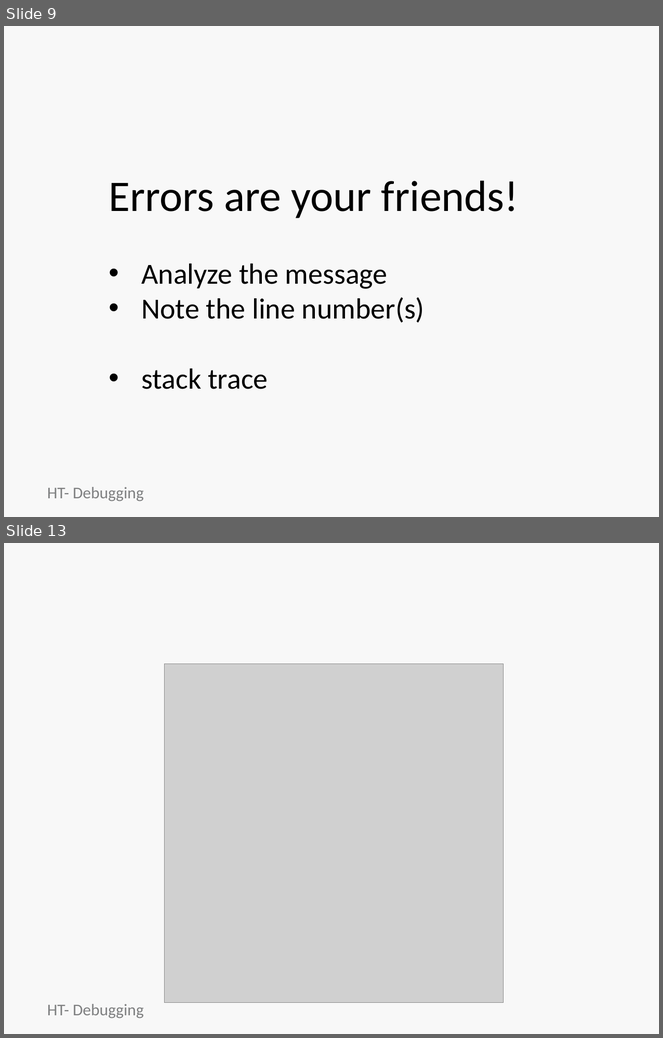
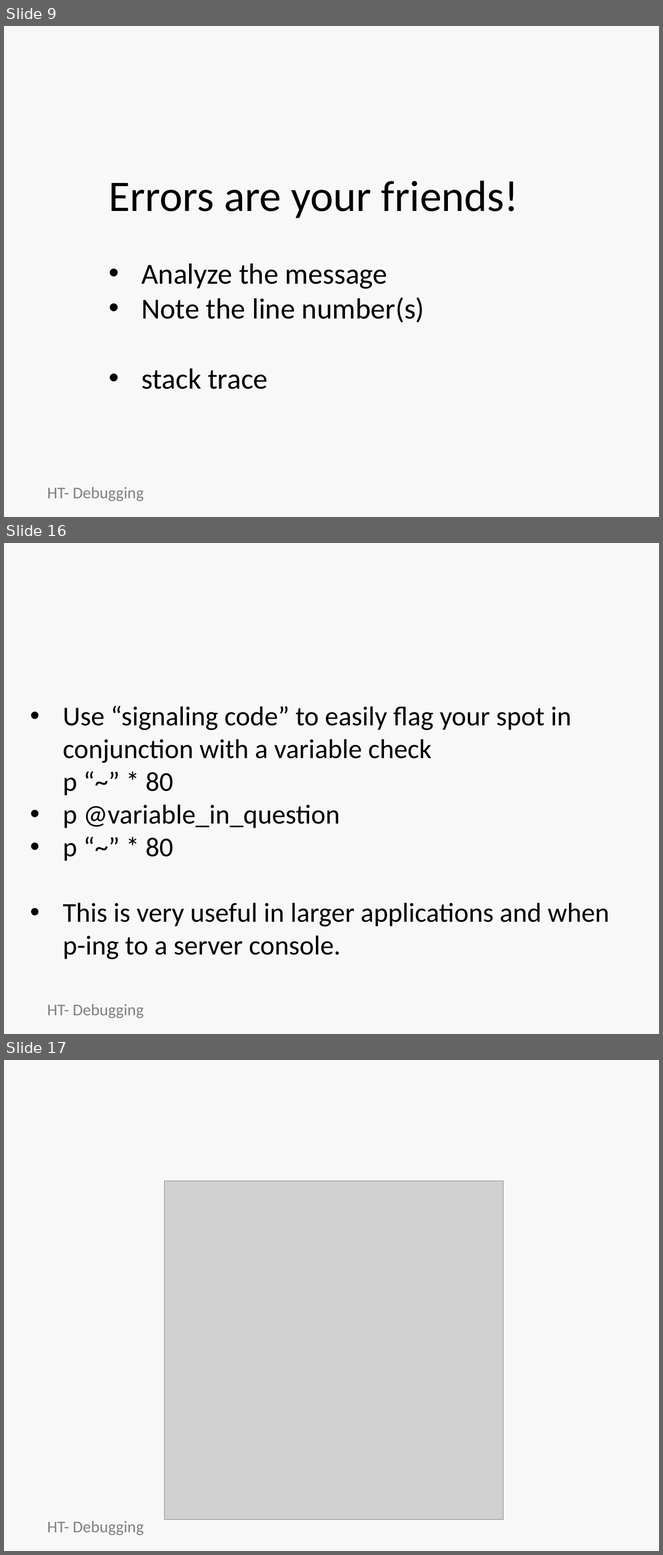
Before and after one commit to jumpcheng/debugging_notes, a slide deck: HT-debugging-basics.pptx. Shown one above the other, each under a label of ours: slides 9 and 13 before the commit, slides 9, 16 and 17 after it; the slides between them are not shown. The pictures are 663x1038 and 663x1555 pixels, drawn with LibreOffice and Linux fonts; fonts in the diff are those of the drawing; grey boxes stand for pictures; background and template pictures are left out. Boxes give left, top, right and bottom in pixels: in the first picture for what was removed or moved away, otherwise in the second. Text is boxed around its words. In the diff, an @@ line names an element or a change of style, - is before the commit and + after.

```diff
--- a/HT-debugging-basics.pptx
+++ b/HT-debugging-basics.pptx
@@ slide 16 added at [4,543,659,1034], background picture (left out) @@
@@ title added at [37,551,626,633], 44 pt, text #F8F8F8, bold @@
+Debugging “inline”
@@ text added at [63,706,610,960], 30 pt, text #000000 @@
+• Use “signaling code” to easily flag your spot in conjunction with a variable check
+  p “~” * 80
+• p @variable_in_question
+• p “~” * 80
+• This is very useful in larger applications and when p-ing to a server console.
@@ text added at [47,1004,143,1019], 18 pt, text #7E7F80 @@
+HT- Debugging
@@ what was slide 13 is now slide 17 @@
```
Also in this commit, not shown: 9 slides changed, 3 other slides added, 2 other files.
